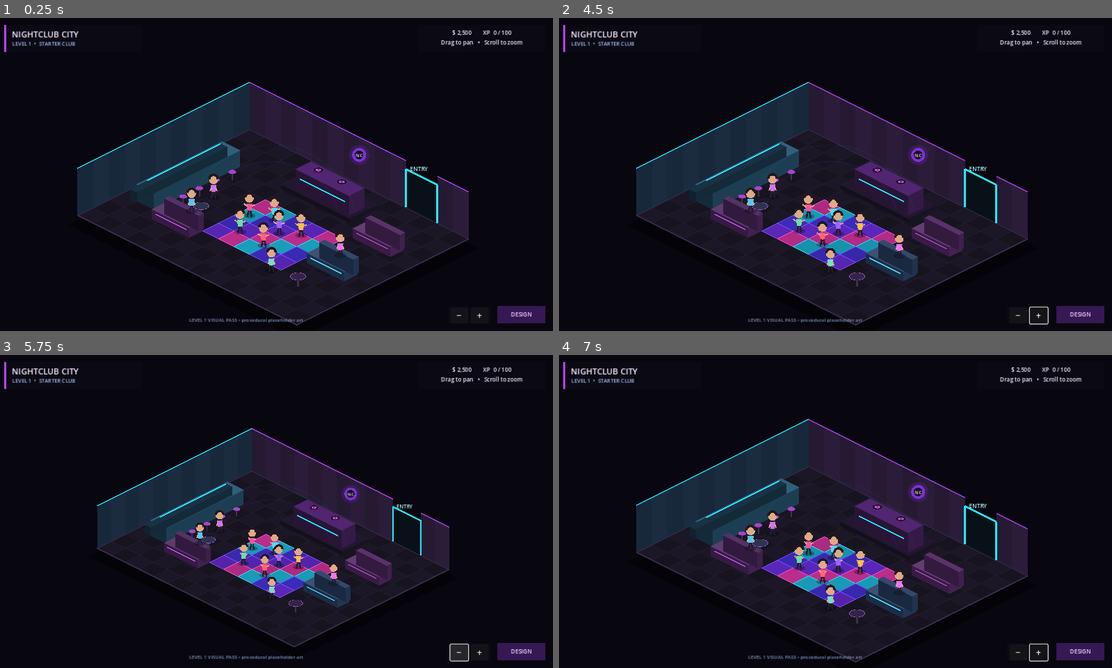
Above: before the commit, frames 1-4 (two rows, left to right).
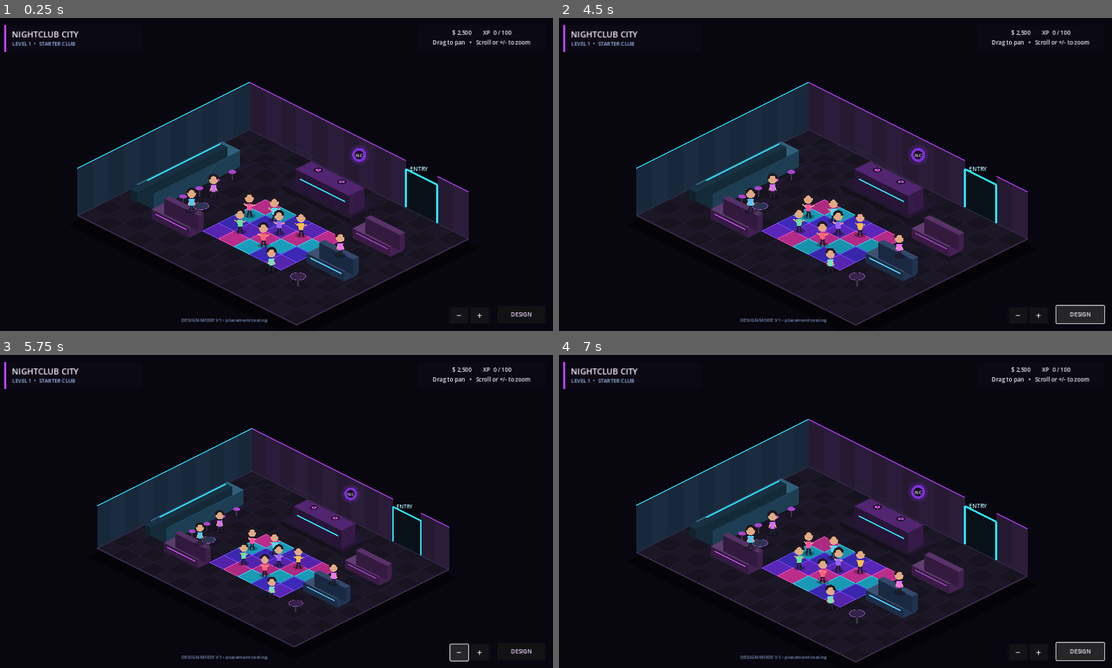
Above: after the commit, the same moments.

Repository: 22crob/Nightclub-City
Game: Godot game, scene res://scenes/main.tscn
Same seed, same stepped clock (60 frames per second), same inputs: the game is played once before the commit and once after it.
Inputs (mouse positions are in pixels of both pictures, inside the frame that each line leads up to):
- Up to frame 1 (0.25 s): no input
- Up to frame 2 (4.5 s): click (1078, 315) at 0.5 s, where only the run after the commit has a clickable "DESIGN"; click "−" at 1.25 s; click "+" at 2 s; click "−" at 2.75 s; click "+" at 3.5 s; click (1078, 315) at 4.25 s, where only the run after the commit has a clickable "DESIGN"
- Up to frame 3 (5.75 s): click "−" at 5 s
- Up to frame 4 (7 s): click "+" at 5.75 s; click (1078, 652) at 6.5 s, where only the run after the commit has a clickable "DESIGN"

The runs differ from the first frame. In frame 1, 0.8% of the frame differs, in the area x 32-99%, y 6-98%; in frame 2, 0.9%; in frame 3, 0.8%; in frame 4, 0.9%.

Commit message:
Build Design Mode v1 drawer

Diff:
--- a/godot/scenes/main.tscn
+++ b/godot/scenes/main.tscn
@@ -59,37 +59,10 @@
 offset_bottom = 52.0
 theme_override_colors/font_color = Color(0.93, 0.95, 1, 1)
 theme_override_font_sizes/font_size = 13
-text = "$ 2,500        XP  0 / 100\nDrag to pan   •   Scroll to zoom"
+text = "$ 2,500        XP  0 / 100\nDrag to pan   •   Scroll or +/- to zoom"
 horizontal_alignment = 1
 vertical_alignment = 1
 
-[node name="DesignChip" type="ColorRect" parent="HUD"]
-anchors_preset = 3
-anchor_left = 1.0
-anchor_top = 1.0
-anchor_right = 1.0
-anchor_bottom = 1.0
-offset_left = -128.0
-offset_top = -58.0
-offset_right = -18.0
-offset_bottom = -18.0
-grow_horizontal = 0
-grow_vertical = 0
-color = Color(0.22, 0.10, 0.34, 0.96)
-
-[node name="Label" type="Label" parent="HUD/DesignChip"]
-layout_mode = 1
-anchors_preset = 15
-anchor_right = 1.0
-anchor_bottom = 1.0
-grow_horizontal = 2
-grow_vertical = 2
-theme_override_colors/font_color = Color(0.95, 0.84, 1, 1)
-theme_override_font_sizes/font_size = 13
-text = "DESIGN"
-horizontal_alignment = 1
-vertical_alignment = 1
-
 [node name="BuildNote" type="Label" parent="HUD"]
 anchors_preset = 12
 anchor_top = 1.0
@@ -97,15 +70,14 @@
 anchor_bottom = 1.0
 offset_left = 18.0
 offset_top = -34.0
-offset_right = -150.0
+offset_right = -250.0
 offset_bottom = -12.0
 grow_horizontal = 2
 grow_vertical = 0
 theme_override_colors/font_color = Color(0.50, 0.58, 0.74, 1)
 theme_override_font_sizes/font_size = 11
-text = "LEVEL 1 VISUAL PASS • procedural placeholder art"
+text = "DESIGN MODE V1 • placement testing"
 horizontal_alignment = 1
-
 
 [node name="ZoomControls" type="ColorRect" parent="HUD"]
 anchors_preset = 3
@@ -136,3 +108,121 @@
 offset_bottom = 36.0
 theme_override_font_sizes/font_size = 20
 text = "+"
+
+[node name="DesignButton" type="Button" parent="HUD"]
+anchors_preset = 3
+anchor_left = 1.0
+anchor_top = 1.0
+anchor_right = 1.0
+anchor_bottom = 1.0
+offset_left = -128.0
+offset_top = -58.0
+offset_right = -18.0
+offset_bottom = -18.0
+grow_horizontal = 0
+grow_vertical = 0
+theme_override_colors/font_color = Color(0.95, 0.84, 1, 1)
+theme_override_font_sizes/font_size = 13
+text = "DESIGN"
+
+[node name="DesignDrawer" type="ColorRect" parent="HUD"]
+visible = false
+anchors_preset = 3
+anchor_left = 1.0
+anchor_top = 1.0
+anchor_right = 1.0
+anchor_bottom = 1.0
+offset_left = -558.0
+offset_top = -252.0
+offset_right = -18.0
+offset_bottom = -72.0
+grow_horizontal = 0
+grow_vertical = 0
+color = Color(0.045, 0.035, 0.070, 0.98)
+
+[node name="Accent" type="ColorRect" parent="HUD/DesignDrawer"]
+offset_right = 5.0
+offset_bottom = 180.0
+color = Color(0.74, 0.24, 1, 1)
+
+[node name="Title" type="Label" parent="HUD/DesignDrawer"]
+offset_left = 16.0
+offset_top = 8.0
+offset_right = 270.0
+offset_bottom = 31.0
+theme_override_colors/font_color = Color(0.96, 0.91, 1, 1)
+theme_override_font_sizes/font_size = 16
+text = "DESIGN"
+
+[node name="Close" type="Button" parent="HUD/DesignDrawer"]
+offset_left = 498.0
+offset_top = 6.0
+offset_right = 530.0
+offset_bottom = 34.0
+text = "×"
+
+[node name="Bars" type="Button" parent="HUD/DesignDrawer"]
+offset_left = 14.0
+offset_top = 40.0
+offset_right = 110.0
+offset_bottom = 70.0
+text = "Bars"
+
+[node name="Seating" type="Button" parent="HUD/DesignDrawer"]
+offset_left = 116.0
+offset_top = 40.0
+offset_right = 212.0
+offset_bottom = 70.0
+text = "Seating"
+
+[node name="Dance" type="Button" parent="HUD/DesignDrawer"]
+offset_left = 218.0
+offset_top = 40.0
+offset_right = 314.0
+offset_bottom = 70.0
+text = "Dance"
+
+[node name="Walls" type="Button" parent="HUD/DesignDrawer"]
+offset_left = 320.0
+offset_top = 40.0
+offset_right = 416.0
+offset_bottom = 70.0
+text = "Walls"
+
+[node name="Decor" type="Button" parent="HUD/DesignDrawer"]
+offset_left = 422.0
+offset_top = 40.0
+offset_right = 518.0
+offset_bottom = 70.0
+text = "Decor"
+
+[node name="Item1" type="Button" parent="HUD/DesignDrawer"]
+offset_left = 14.0
+offset_top = 82.0
+offset_right = 176.0
+offset_bottom = 124.0
+text = "Starter Bar"
+
+[node name="Item2" type="Button" parent="HUD/DesignDrawer"]
+offset_left = 186.0
+offset_top = 82.0
+offset_right = 348.0
+offset_bottom = 124.0
+text = "Compact Bar"
+
+[node name="Item3" type="Button" parent="HUD/DesignDrawer"]
+offset_left = 358.0
+offset_top = 82.0
+offset_right = 520.0
+offset_bottom = 124.0
+text = "Neon Bar"
+
+[node name="Hint" type="Label" parent="HUD/DesignDrawer"]
+offset_left = 14.0
+offset_top = 134.0
+offset_right = 520.0
+offset_bottom = 170.0
+theme_override_colors/font_color = Color(0.66, 0.75, 0.94, 1)
+theme_override_font_sizes/font_size = 11
+text = "Choose an item, then click a floor tile to place it. Right-click or Esc cancels."
+horizontal_alignment = 1
